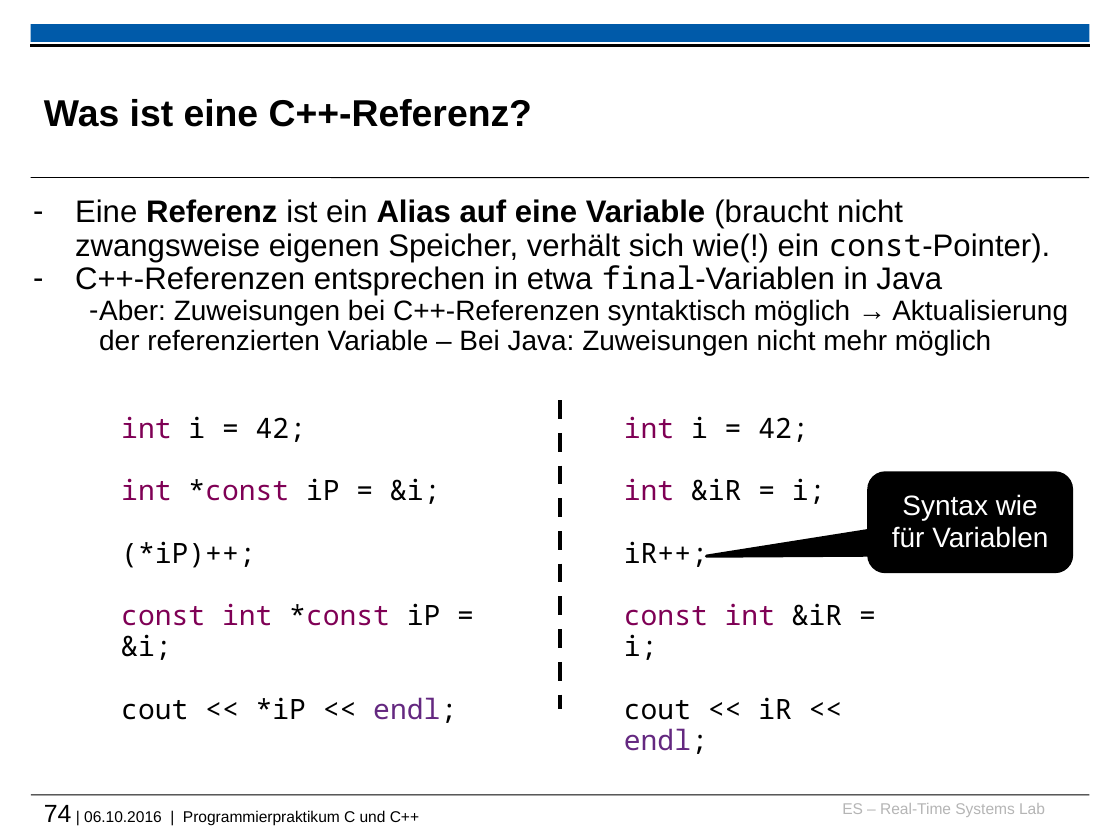
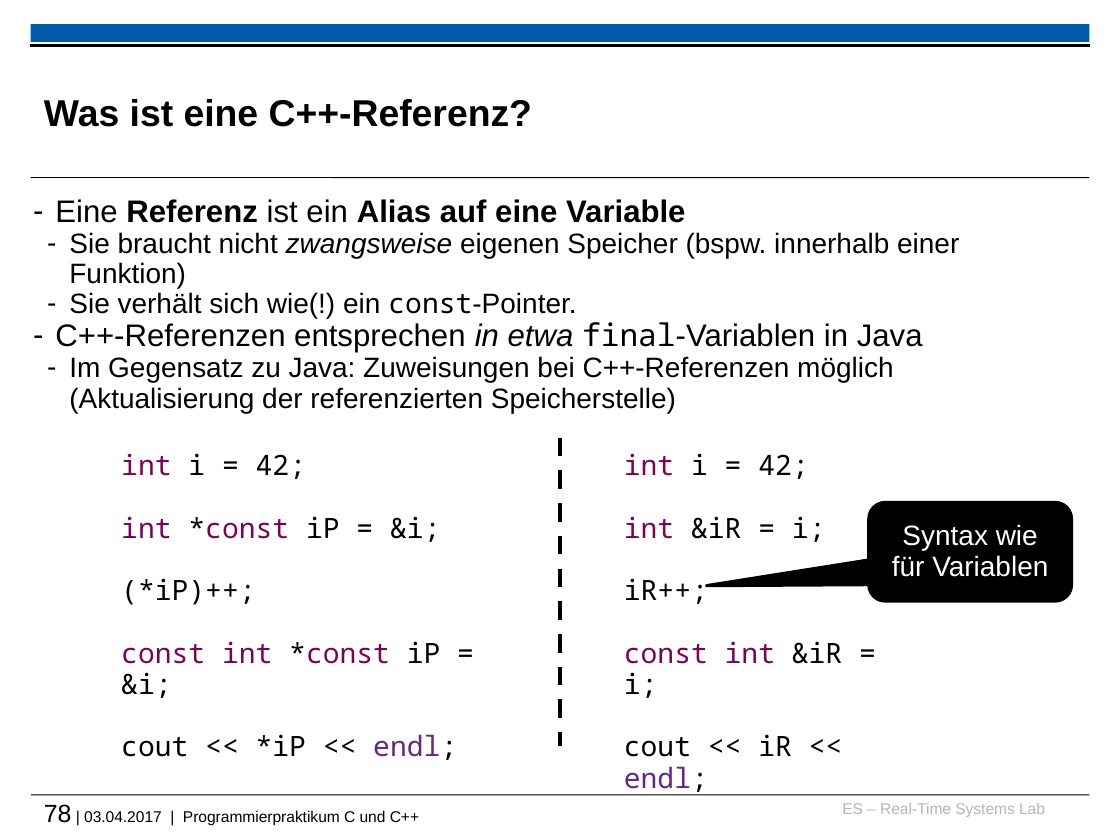
Before and after one commit to h82k/tud-cppp, a slide deck: slide 78 of cppp_lecture.pptx (slide 74 before the commit). Drawn at 1120x840 pixels with LibreOffice and Linux fonts; fonts in the diff are those of the drawing; background and template pictures are left out. Boxes give left, top, right and bottom in pixels: in the first picture for what was removed or moved away, otherwise in the second. Text is boxed around its words. In the diff, an @@ line names an element or a change of style, - is before the commit and + after.

```diff
--- a/cppp_lecture.pptx
+++ b/cppp_lecture.pptx
@@ text at [55, 199, 959, 319]: text changed; size 20 to 18 pt @@
-– Eine Referenz ist ein Alias auf eine Variable (braucht nicht zwangsweise eigenen Speicher, verhält sich wie(!) ein const-Pointer).
+– Eine Referenz ist ein Alias auf eine Variable
+  – Sie braucht nicht zwangsweise eigenen Speicher (bspw. innerhalb einer Funktion)
+  – Sie verhält sich wie(!) ein const-Pointer.
@@ text at [55, 322, 923, 353]: italic on in "in etwa"; indent changed @@
@@ text at [69, 356, 893, 413]: text changed @@
-  – Aber: Zuweisungen bei C++-Referenzen syntaktisch möglich → Aktualisierung der referenzierten Variable – Bei Java: Zuweisungen nicht mehr möglich
+  – Im Gegensatz zu Java: Zuweisungen bei C++-Referenzen möglich (Aktualisierung der referenzierten Speicherstelle)
@@ text "int i = 42;": place and size @@
-text "int i = 42;" at [121, 416, 457, 723]
+text "int i = 42;" at [121, 453, 457, 760]
@@ line moved from (560, 400) - (560, 709) to (560, 438) - (560, 746) @@
@@ text "int i = 42;" rewrapped from [624, 416, 842, 754] to [624, 453, 842, 757] @@
@@ rounded speech box "Syntax wie für Variablen": place and size @@
-rounded speech box "Syntax wie für Variablen" at [869, 473, 1072, 571]
+rounded speech box "Syntax wie für Variablen" at [869, 503, 1072, 601]
@@ text at [44, 804, 419, 825]: text changed @@
-74 | 06.10.2016 | Programmierpraktikum C und C++
+78 | 03.04.2017 | Programmierpraktikum C und C++
```
Also in this commit, not shown: 6 other slides changed, 4 slides added, 1 slide removed.
